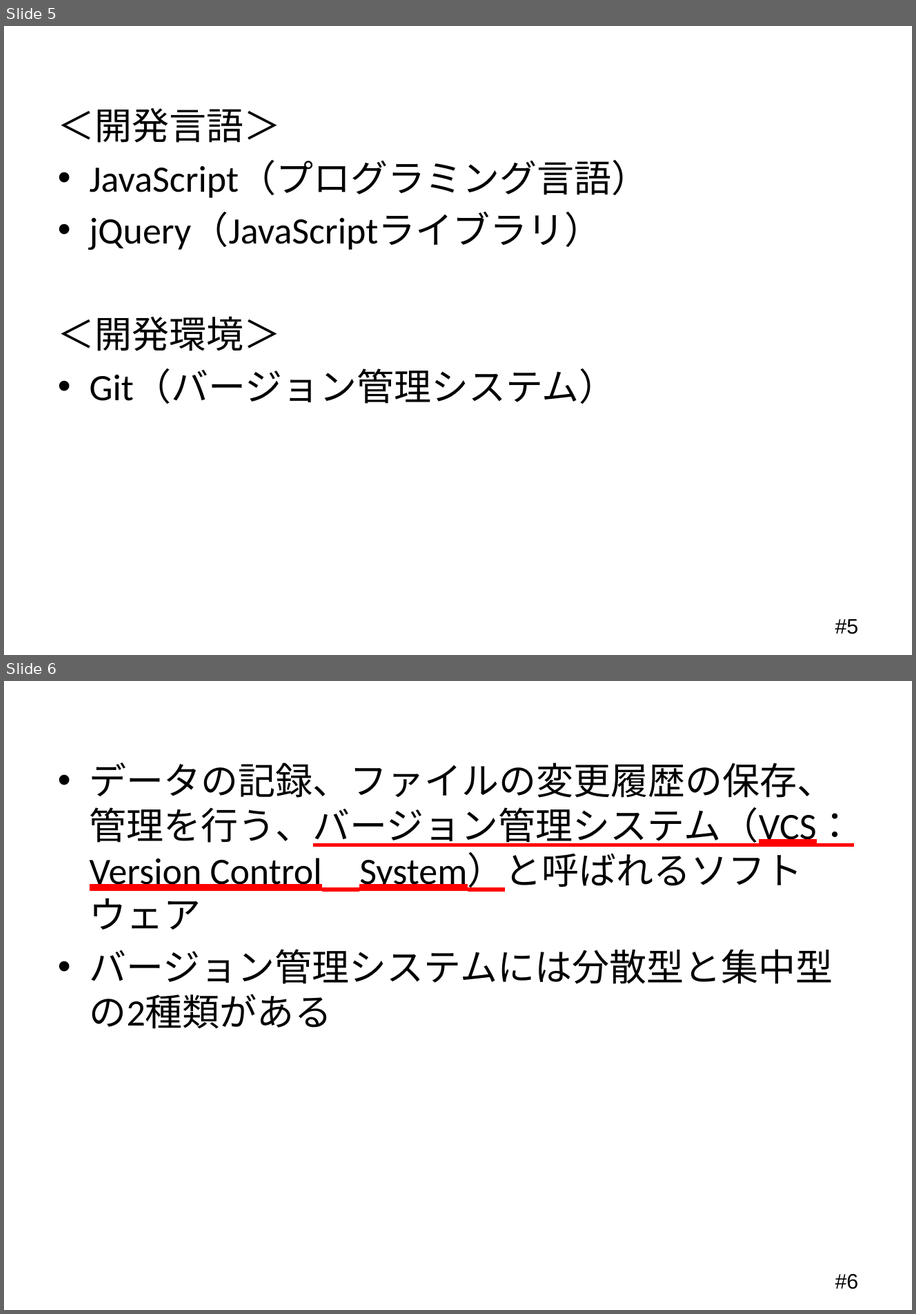
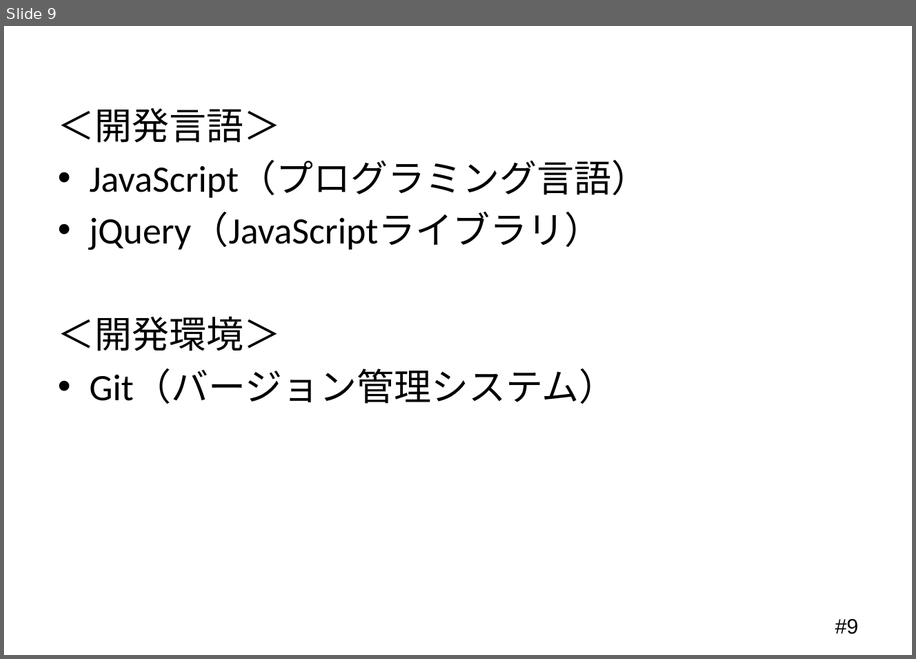
Before and after one commit to Mocchy2/graduation-thesis, a slide deck: 卒業論文 発表用スライド.pptx. Shown one above the other, each under a label of ours: slides 5 and 6 before the commit, slide 9 after it. The pictures are 916x1314 and 916x659 pixels, drawn with LibreOffice and Linux fonts; fonts in the diff are those of the drawing; background and template pictures are left out. Boxes give left, top, right and bottom in pixels: in the first picture for what was removed or moved away, otherwise in the second. Text is boxed around its words. In the diff, an @@ line names an element or a change of style, - is before the commit and + after.

Commit message:
スライドの変更10

```diff
--- a/卒業論文 発表用スライド.pptx
+++ b/卒業論文 発表用スライド.pptx
@@ slide 6 removed at <box>4,681,912,1310</box>, background #FFFFFF; not listed: 1 template element that a slide beside it also shows @@
@@ title removed at <box>50,684,866,742</box> @@
-バージョン管理システム
@@ text removed at <box>90,762,854,1029</box> @@
-• データの記録、ファイルの変更履歴の保存、管理を行う、バージョン管理システム（VCS：Version Control System）と呼ばれるソフトウェア
-• バージョン管理システムには分散型と集中型の2種類がある
@@ what was slide 5 is now slide 9 @@
@@ page number at <box>835,618,859,634</box>: text changed @@
-#5
+#9
```
Also in this commit, not shown: 6 slides changed.
